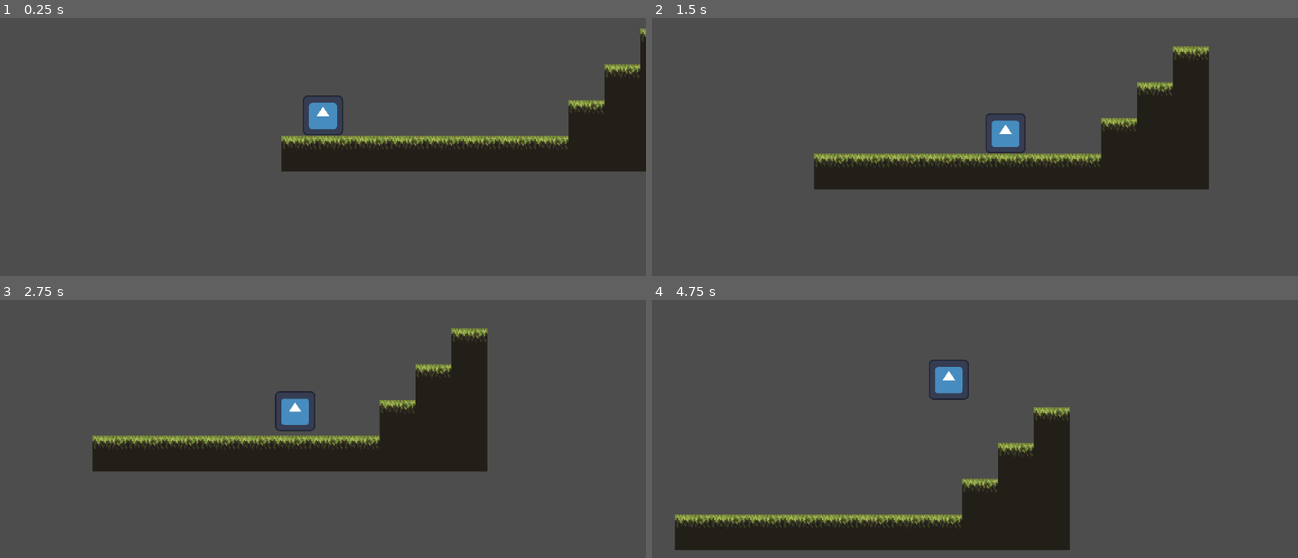
Above: before the commit, frames 1-4 (two rows, left to right).
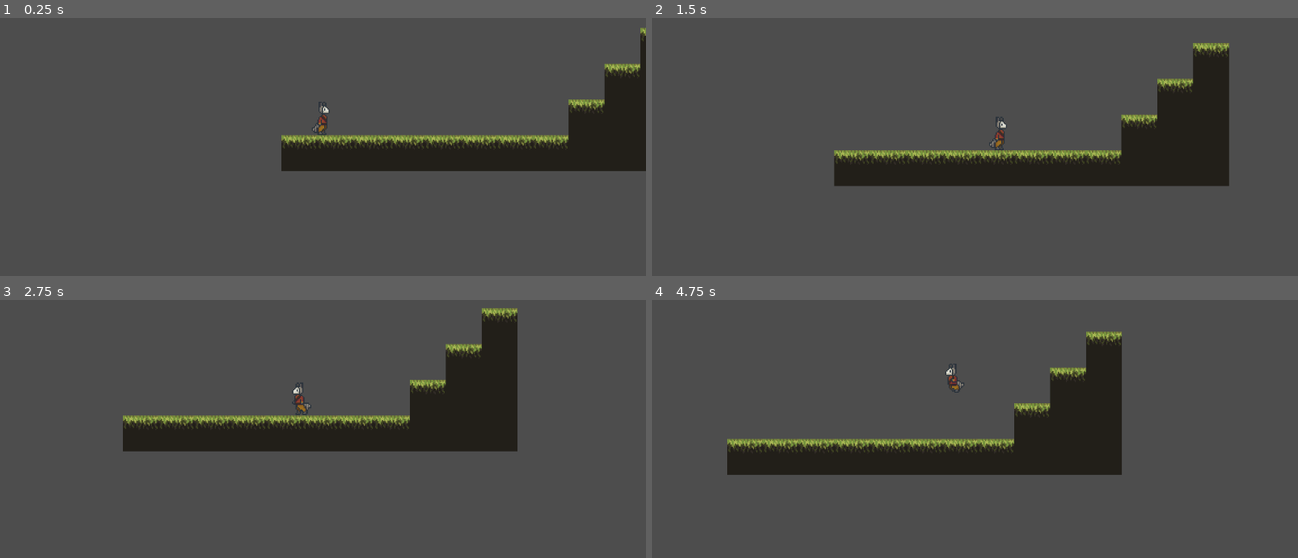
Above: after the commit, the same moments.

Repository: carolinalimaal/ego-ggj
Game: Godot game, scene res://scenes/fases/teste.tscn
Two runs of this game, one before a commit and one after it. Both use one fixed random seed, a clock stepped at 60 frames per second and the inputs below. The engine's default icon, where the game draws it, is replaced by a stand-in: a white triangle on a blue panel in a dark square.
Inputs:
- Up to frame 1 (0.25 s): no input
- Up to frame 2 (1.5 s): hold Space (Jump) 0.53-1.28 s; hold D (Right) from 0.53 s (still down); tap Space (Jump) at 1.35 s
- Up to frame 3 (2.75 s): tap Space (Jump) at 1.52, 1.82 s; release D (Right) at 2.03 s; hold A (Left) from 2.03 s (still down); hold Space (Jump) from 2.03 s (still down)
- Up to frame 4 (4.75 s): release A (Left) at 2.78 s; release Space (Jump) at 2.78 s; hold D (Right) 2.78-4.28 s; tap Space (Jump) at 2.85, 3.02, 3.32, 4.35, 4.52 s; hold Space (Jump) 3.53-4.28 s; hold A (Left) from 4.28 s (still down)

The runs differ from the first frame. In frame 1, 1.0% of the frame differs, in the area x 43-100%, y 3-51%; in frame 2, 7.0%; in frame 3, 14%; in frame 4, 23%, in the area x 3-73%, y 12-97%.

Commit message:
feat: player animations

Diff:
--- a/global-game-jam/scenes/Player/player.gd
+++ b/global-game-jam/scenes/Player/player.gd
@@ -5,13 +5,14 @@
 
 # nodes
 @onready var state_machine: StateMachine = $StateMachine
+@onready var sprite: AnimatedSprite2D = $AnimatedSprite2D
 
 # physics variables
 var max_health: float = 100
 var health: float = max_health
-@export var speed: float = 150.0
-@export var acceleration: float = 25
-@export var desacceleration: float = 20
+@export var speed: float = 125.0
+@export var acceleration: float = 20
+@export var desacceleration: float = 15
 @export var jump_velocity: float = -175.0
 const max_jumps: int = 1
 var jumps: int = 0
@@ -44,6 +45,7 @@
 
 	# horizontal movement
 	move_and_slide()
+	handleAnimation()
 
 #endregion
 
@@ -66,19 +68,21 @@
 	if(!is_on_floor()):
 		velocity.y += gravity * delta
 
-func handleFalling():
+func handleFalling() -> void:
 	if (!is_on_floor()):
 		state_machine.current_state.transition_to("FallState")
 
-func handleLanding():
+func handleLanding() -> void:
 	if (is_on_floor()):
 		jumps = 0
 		state_machine.current_state.transition_to("IdleState")
 
-func handleJump():
+func handleJump() -> void:
 	if (key_jump_pressed) and (jumps < max_jumps):
 		jumps += 1
+		sprite.play("jump_animation")
 		state_machine.current_state.transition_to("JumpState")
+
 
 func horizontalMovement() -> void:
 	move_direction = Input.get_axis("Left", "Right")
@@ -87,4 +91,19 @@
 	else:
 		velocity.x = move_toward(velocity.x , move_direction * speed, desacceleration)
 
+func handleAnimation() -> void:
+	sprite.flip_h = (facing < 0)
+
+	if (is_on_floor()):
+		if (velocity.x != 0):
+			sprite.play("run_animation")
+		else:
+			sprite.play("idle_animation")
+	else:
+		if(velocity.y < 0 and sprite.animation != "jump_animation"):
+			sprite.play("jump_animation")
+		elif (velocity.y >= 0):
+			sprite.animation = "jump_animation"
+			sprite.frame = 3
+
 #endregion
--- a/global-game-jam/scenes/Player/player.tscn
+++ b/global-game-jam/scenes/Player/player.tscn
@@ -1,48 +1,145 @@
-[gd_scene load_steps=10 format=3 uid="uid://csctodox8olax"]
+[gd_scene format=3 uid="uid://csctodox8olax"]
 
 [ext_resource type="Script" uid="uid://nxhad7mv0tpl" path="res://scenes/Player/player.gd" id="1_1kbk7"]
-[ext_resource type="Texture2D" uid="uid://drn6kimo6i1yw" path="res://ui/icon.svg" id="1_cyojo"]
 [ext_resource type="Script" uid="uid://cgcun8ehvhwdt" path="res://state_machine/state_machine.gd" id="3_gqjuk"]
 [ext_resource type="Script" uid="uid://biwh6fl5vnwoh" path="res://scenes/Player/states/idle_state_player.gd" id="4_c4h5g"]
 [ext_resource type="Script" uid="uid://cb8ohx0a3td0a" path="res://scenes/Player/states/run_state_player.gd" id="5_uiqp4"]
-[ext_resource type="Script" uid="uid://cxcgrkn7voucn" path="res://scenes/Player/jump_state_player.gd" id="6_hvfru"]
-[ext_resource type="Script" uid="uid://c37yp34fxxf5w" path="res://scenes/Player/jump_peak_state_player.gd" id="7_a06cl"]
-[ext_resource type="Script" uid="uid://dpi7ej13hlyrd" path="res://scenes/Player/fall_state_player.gd" id="8_dl1wr"]
+[ext_resource type="Script" uid="uid://cxcgrkn7voucn" path="res://scenes/Player/states/jump_state_player.gd" id="6_hvfru"]
+[ext_resource type="Script" uid="uid://c37yp34fxxf5w" path="res://scenes/Player/states/jump_peak_state_player.gd" id="7_a06cl"]
+[ext_resource type="Script" uid="uid://dpi7ej13hlyrd" path="res://scenes/Player/states/fall_state_player.gd" id="8_dl1wr"]
+[ext_resource type="Texture2D" uid="uid://1x1kj5j1yxwa" path="res://assets/player/player.png" id="8_wwtew"]
 
-[sub_resource type="RectangleShape2D" id="RectangleShape2D_cyojo"]
-size = Vector2(34, 36)
+[sub_resource type="CapsuleShape2D" id="CapsuleShape2D_dl1wr"]
+radius = 7.0
 
-[node name="Player" type="CharacterBody2D" groups=["Player"]]
+[sub_resource type="AtlasTexture" id="AtlasTexture_1bwnf"]
+atlas = ExtResource("8_wwtew")
+region = Rect2(0, 0, 32, 32)
+
+[sub_resource type="AtlasTexture" id="AtlasTexture_tayva"]
+atlas = ExtResource("8_wwtew")
+region = Rect2(32, 0, 32, 32)
+
+[sub_resource type="AtlasTexture" id="AtlasTexture_x8khf"]
+atlas = ExtResource("8_wwtew")
+region = Rect2(64, 0, 32, 32)
+
+[sub_resource type="AtlasTexture" id="AtlasTexture_dl1wr"]
+atlas = ExtResource("8_wwtew")
+region = Rect2(0, 64, 32, 32)
+
+[sub_resource type="AtlasTexture" id="AtlasTexture_wwtew"]
+atlas = ExtResource("8_wwtew")
+region = Rect2(32, 64, 32, 32)
+
+[sub_resource type="AtlasTexture" id="AtlasTexture_t6q27"]
+atlas = ExtResource("8_wwtew")
+region = Rect2(64, 64, 32, 32)
+
+[sub_resource type="AtlasTexture" id="AtlasTexture_wyey8"]
+atlas = ExtResource("8_wwtew")
+region = Rect2(96, 64, 32, 32)
+
+[sub_resource type="AtlasTexture" id="AtlasTexture_uxo23"]
+atlas = ExtResource("8_wwtew")
+region = Rect2(0, 32, 32, 32)
+
+[sub_resource type="AtlasTexture" id="AtlasTexture_n7rn1"]
+atlas = ExtResource("8_wwtew")
+region = Rect2(32, 32, 32, 32)
+
+[sub_resource type="AtlasTexture" id="AtlasTexture_7tfl1"]
+atlas = ExtResource("8_wwtew")
+region = Rect2(64, 32, 32, 32)
+
+[sub_resource type="AtlasTexture" id="AtlasTexture_jxtnq"]
+atlas = ExtResource("8_wwtew")
+region = Rect2(96, 32, 32, 32)
+
+[sub_resource type="SpriteFrames" id="SpriteFrames_t6q27"]
+animations = [{
+"frames": [{
+"duration": 1.0,
+"texture": SubResource("AtlasTexture_1bwnf")
+}, {
+"duration": 1.0,
+"texture": SubResource("AtlasTexture_tayva")
+}, {
+"duration": 1.0,
+"texture": SubResource("AtlasTexture_x8khf")
+}],
+"loop": true,
+"name": &"idle_animation",
+"speed": 3.0
+}, {
+"frames": [{
+"duration": 1.0,
+"texture": SubResource("AtlasTexture_dl1wr")
+}, {
+"duration": 1.0,
+"texture": SubResource("AtlasTexture_wwtew")
+}, {
+"duration": 1.0,
+"texture": SubResource("AtlasTexture_t6q27")
+}, {
+"duration": 1.0,
+"texture": SubResource("AtlasTexture_wyey8")
+}],
+"loop": false,
+"name": &"jump_animation",
+"speed": 6.0
+}, {
+"frames": [{
+"duration": 1.0,
+"texture": SubResource("AtlasTexture_uxo23")
+}, {
+"duration": 1.0,
+"texture": SubResource("AtlasTexture_n7rn1")
+}, {
+"duration": 1.0,
+"texture": SubResource("AtlasTexture_7tfl1")
+}, {
+"duration": 1.0,
+"texture": SubResource("AtlasTexture_jxtnq")
+}],
+"loop": true,
+"name": &"run_animation",
+"speed": 5.0
+}]
+
+[node name="Player" type="CharacterBody2D" unique_id=585727632 groups=["Player"]]
 collision_mask = 6
 script = ExtResource("1_1kbk7")
 
-[node name="Camera2D" type="Camera2D" parent="."]
+[node name="Camera2D" type="Camera2D" parent="." unique_id=1694553513]
 offset = Vector2(0, -15)
 zoom = Vector2(2, 2)
 position_smoothing_enabled = true
 
-[node name="Sprite2D" type="Sprite2D" parent="."]
-scale = Vector2(0.28, 0.28)
-texture = ExtResource("1_cyojo")
+[node name="CollisionShape2D" type="CollisionShape2D" parent="." unique_id=79012465]
+position = Vector2(-1, 0)
+shape = SubResource("CapsuleShape2D_dl1wr")
 
-[node name="CollisionShape2D" type="CollisionShape2D" parent="."]
-shape = SubResource("RectangleShape2D_cyojo")
+[node name="AnimatedSprite2D" type="AnimatedSprite2D" parent="." unique_id=1609355547]
+sprite_frames = SubResource("SpriteFrames_t6q27")
+animation = &"jump_animation"
+metadata/_edit_lock_ = true
 
-[node name="StateMachine" type="Node" parent="." node_paths=PackedStringArray("_initial_state")]
+[node name="StateMachine" type="Node" parent="." unique_id=1079116922 node_paths=PackedStringArray("_initial_state")]
 script = ExtResource("3_gqjuk")
 _initial_state = NodePath("IdleState")
 
-[node name="IdleState" type="Node" parent="StateMachine"]
+[node name="IdleState" type="Node" parent="StateMachine" unique_id=892343629]
 script = ExtResource("4_c4h5g")
 
-[node name="RunState" type="Node" parent="StateMachine"]
+[node name="RunState" type="Node" parent="StateMachine" unique_id=1800848106]
 script = ExtResource("5_uiqp4")
 
-[node name="JumpState" type="Node" parent="StateMachine"]
+[node name="JumpState" type="Node" parent="StateMachine" unique_id=1137367368]
 script = ExtResource("6_hvfru")
 
-[node name="JumpPeakState" type="Node" parent="StateMachine"]
+[node name="JumpPeakState" type="Node" parent="StateMachine" unique_id=1671728771]
 script = ExtResource("7_a06cl")
 
-[node name="FallState" type="Node" parent="StateMachine"]
+[node name="FallState" type="Node" parent="StateMachine" unique_id=1303873258]
 script = ExtResource("8_dl1wr")
--- a/global-game-jam/scenes/Player/fall_state_player.gd
+++ b/global-game-jam/scenes/Player/states/fall_state_player.gd
@@ -1,4 +1,4 @@
-class_name FallStatePlayer
+#class_name FallStatePlayer
 extends State
 
 func _enter() -> void:
--- a/global-game-jam/scenes/Player/states/idle_state_player.gd
+++ b/global-game-jam/scenes/Player/states/idle_state_player.gd
@@ -1,4 +1,4 @@
-class_name IdleStatePlayer
+#class_name IdleStatePlayer
 extends State
 
 func _enter():
--- a/global-game-jam/scenes/Player/jump_peak_state_player.gd
+++ b/global-game-jam/scenes/Player/states/jump_peak_state_player.gd
@@ -1,4 +1,4 @@
-class_name JumpPeakStatePlayer
+#class_name JumpPeakStatePlayer
 extends State
 
 func _enter() -> void:
--- a/global-game-jam/scenes/Player/jump_state_player.gd
+++ b/global-game-jam/scenes/Player/states/jump_state_player.gd
@@ -1,8 +1,9 @@
-class_name JumpStatePlayer
+#class_name JumpStatePlayer
 extends State
 
 func _enter() -> void:
 	owner_node.velocity.y = owner_node.jump_velocity
+
 
 func _exit() -> void:
 	pass
@@ -15,6 +16,7 @@
 	owner_node.horizontalMovement()
 	handleJumpToFall()
 
+
 func handleJumpToFall():
 	if (owner_node.velocity.y >= 0):
 		transition_to("JumpPeakState")
--- a/global-game-jam/scenes/Player/states/run_state_player.gd
+++ b/global-game-jam/scenes/Player/states/run_state_player.gd
@@ -1,4 +1,4 @@
-class_name RunStatePlayer
+#class_name RunStatePlayer
 extends State
 
 func _enter() -> void:
Binary file added: global-game-jam/assets/player/player.png
Not shown, added: global-game-jam/assets/player/player.png.import
Renamed: global-game-jam/scenes/Player/fall_state_player.gd.uid -> global-game-jam/scenes/Player/states/fall_state_player.gd.uid
Renamed: global-game-jam/scenes/Player/jump_peak_state_player.gd.uid -> global-game-jam/scenes/Player/states/jump_peak_state_player.gd.uid
Renamed: global-game-jam/scenes/Player/jump_state_player.gd.uid -> global-game-jam/scenes/Player/states/jump_state_player.gd.uid
